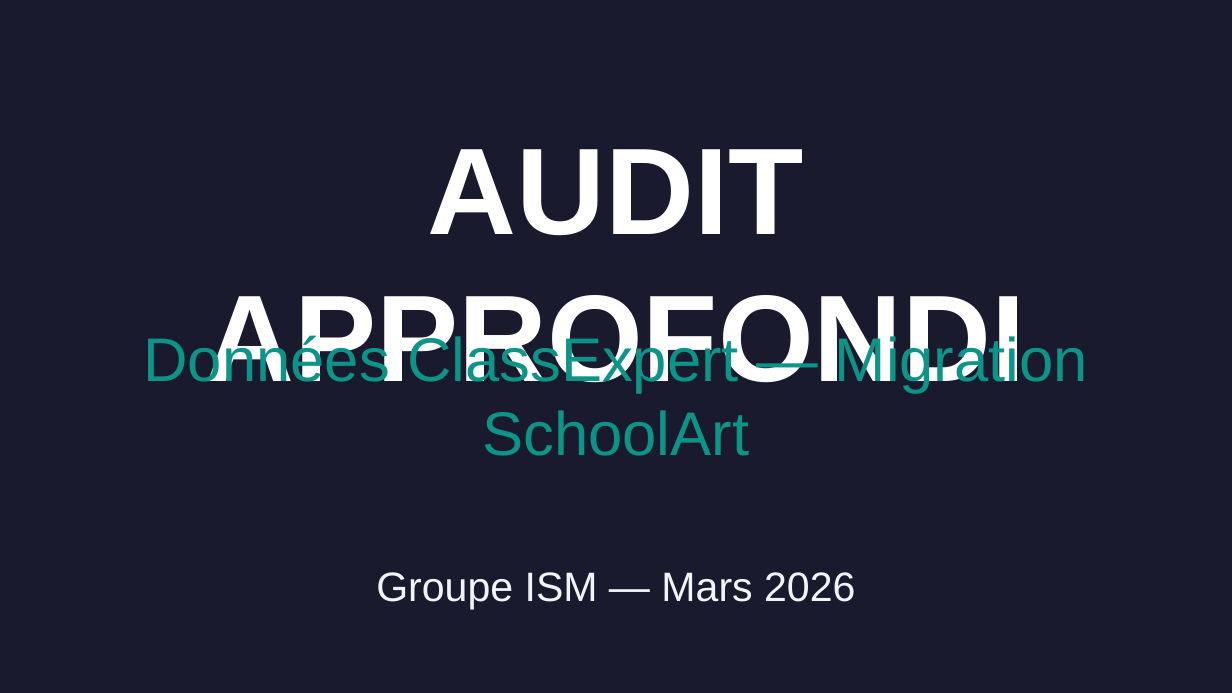
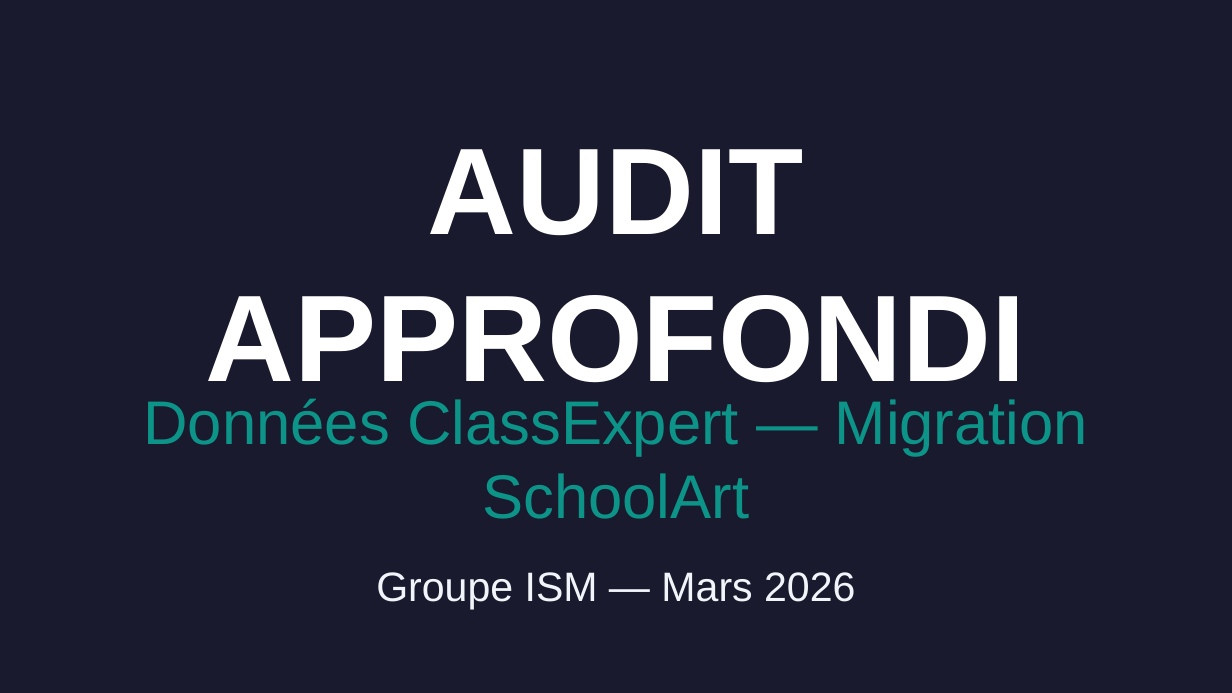
Before and after one commit to zack-abess/ism-migration-dashboard, a slide deck: slide 1 of audit_approfondi_presentation.pptx. Drawn at 1232x693 pixels with LibreOffice and Linux fonts; fonts in the diff are those of the drawing. Boxes give left, top, right and bottom in pixels: in the first picture for what was removed or moved away, otherwise in the second. Text is boxed around its words. In the diff, an @@ line names an element or a change of style, - is before the commit and + after.

```diff
--- a/audit_approfondi_presentation.pptx
+++ b/audit_approfondi_presentation.pptx
@@ text "Données ClassExpert — Migration SchoolArt": place and size @@
-text "Données ClassExpert — Migration SchoolArt" at bbox=[144, 332, 1088, 456]
+text "Données ClassExpert — Migration SchoolArt" at bbox=[144, 398, 1088, 519]
```
Also in this commit, not shown: 2 other slides changed, 3 other files.
